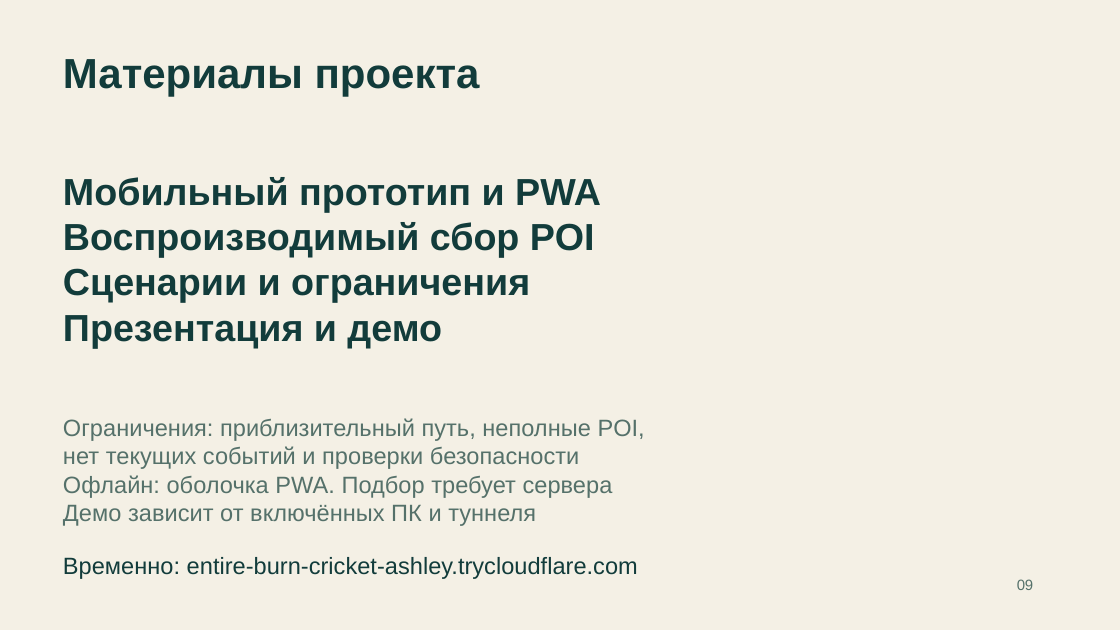
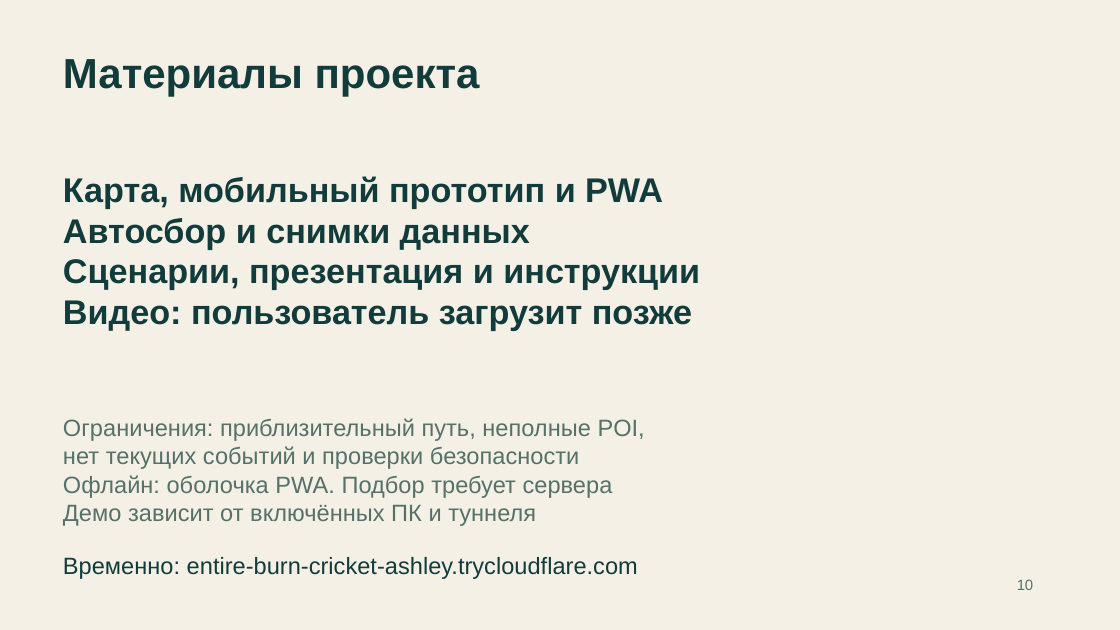
Before and after one commit to ltybcs/astana-walks-ai, a slide deck: slide 10 of output/presentations/astana-walks.pptx (slide 9 before the commit). Drawn at 1120x630 pixels with LibreOffice and Linux fonts; fonts in the diff are those of the drawing. Boxes give left, top, right and bottom in pixels: in the first picture for what was removed or moved away, otherwise in the second. Text is boxed around its words. In the diff, an @@ line names an element or a change of style, - is before the commit and + after.

```diff
--- a/output/presentations/astana-walks.pptx
+++ b/output/presentations/astana-walks.pptx
@@ text at <box>63,176,700,331</box>: text changed; size 32.2 to 29.2 pt @@
-Мобильный прототип и PWA
-Воспроизводимый сбор POI
-Сценарии и ограничения
-Презентация и демо
+Карта, мобильный прототип и PWA
+Автосбор и снимки данных
+Сценарии, презентация и инструкции
+Видео: пользователь загрузит позже
@@ text at <box>1017,579,1034,590</box>: text changed @@
-09
+10
```
Also in this commit, not shown: 5 other slides changed, 2 slides added, 1 slide removed, 17 other files.
